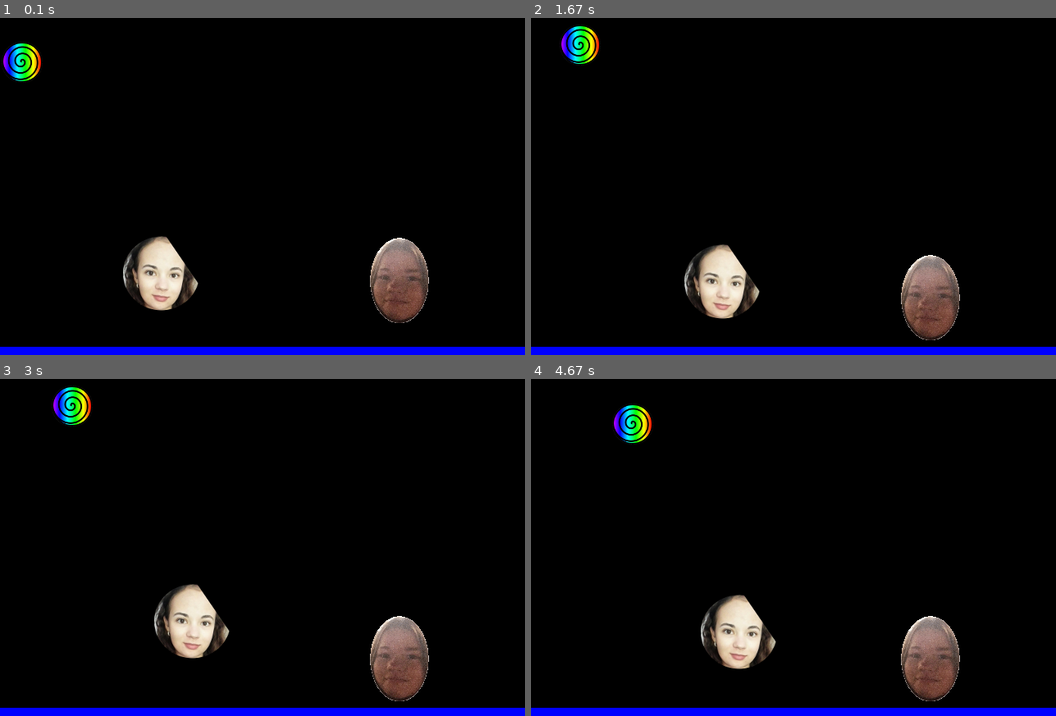
Above: before the commit, frames 1-4 (two rows, left to right).
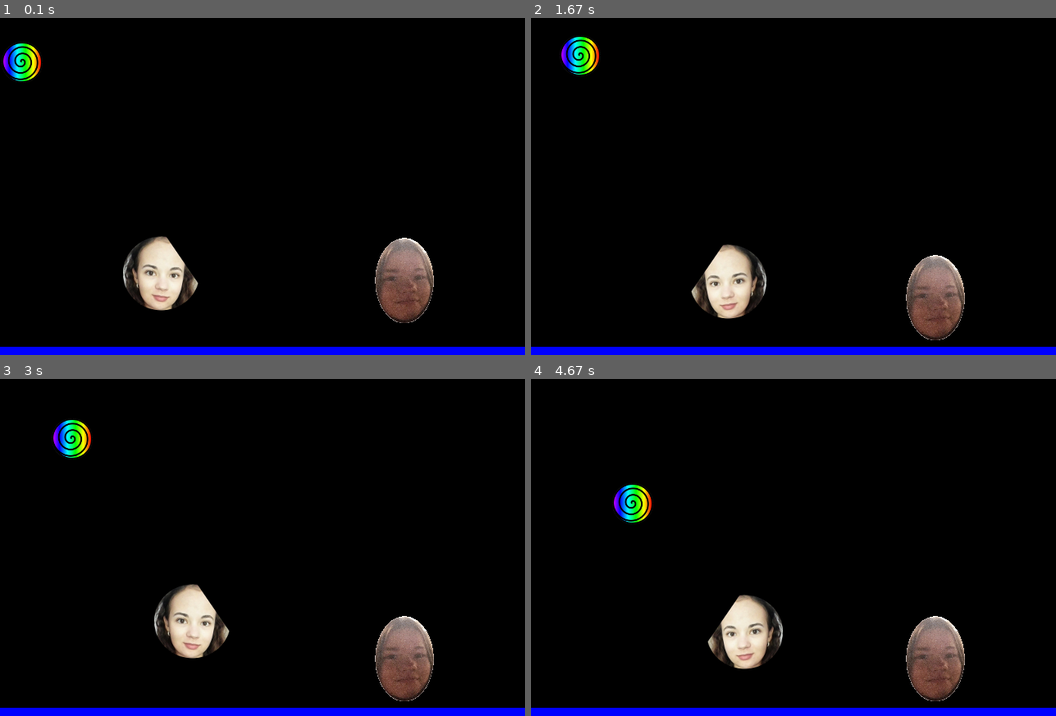
Above: after the commit, the same moments.

Repository: kaletap/Worms-Python-Game
Game: pygame game, started from worm.py
Two runs of this game, one before a commit and one after it. Both use one fixed random seed, a clock stepped at 60 frames per second and the inputs below.
Inputs:
- Up to frame 1 (0.1 s): no input
- Up to frame 2 (1.67 s): hold Right 0.33-0.8 s; hold Right 0.83-1.3 s; tap Space at 0.9, 1.2, 1.4 s; hold Left from 1.33 s (still down)
- Up to frame 3 (3 s): tap Space at 1.7, 1.97, 2.27, 2.4, 2.7 s; release Left at 1.87 s; hold Left 1.9-2.3 s; hold Right 2.33-2.97 s
- Up to frame 4 (4.67 s): hold Left 3-3.47 s; tap Space at 3.07, 3.37, 3.57, 3.87, 4.07, 4.37, 4.57 s; hold Right 3.5-3.97 s; hold Right 4-4.47 s; hold Left from 4.5 s (still down)

The runs differ from the first frame. In frame 1, 1.2% of the frame differs, in the area x 70-83%, y 65-91%; in frame 2, 3.6%; in frame 3, 2.3%; in frame 4, 4.1%, in the area x 15-83%, y 7-96%.

Commit message:
Changing image when moving in different directions

Diff:
--- a/worm.py
+++ b/worm.py
@@ -5,13 +5,14 @@
 SCREEN_WIDTH, SCREEN_HEIGHT = (640, 480)
 TIME_UNIT = 0.05
 SHOOTING_POWER_UNIT = 0.05
-GRAV = 1
+GRAV = 2
 GRAV_WORM = 2
 JUMP_POWER = 15
 WORM_SPEED = 1
 
 BULLET_PATH = "RainbowBall.png"
-WORM_PATH = "madzia_small.png"
+WORM_PATH_RIGHT = "madzia_small_right.png"
+WORM_PATH_LEFT = "madzia_small_left.png"
 
 PLAYER_1, PLAYER_2 = 1, 2
 
@@ -22,11 +23,16 @@
     """Basic object in a game which can move left and right,
     jump and shoot Bullet objects"""
 
-    def __init__(self, x=0, y=0, image_path=WORM_PATH, name="rick"):
+    def __init__(self, x=0, y=0, right_image_path=WORM_PATH_RIGHT, left_image_path=WORM_PATH_LEFT, name="rick"):
         super().__init__()
 
         self.name = name
-        self.image = pygame.image.load(image_path)
+
+        # Images of worms facing left and right
+        self.left_image = pygame.image.load(left_image_path)
+        self.right_image = pygame.image.load(right_image_path)
+
+        self.image = self.right_image
         self.rect = self.image.get_rect()
         self.rect.x = x
         self.rect.y = y
@@ -51,6 +57,22 @@
         global bullet_list
         bullet_list.add(bullet)
 
+    def set_direction(self, direction):
+        """Sets direction and image after moving left/right"""
+        self.direction = direction
+
+        x, y = self.rect.x, self.rect.y
+
+        if direction == "left":
+            self.image = self.left_image
+            self.rect = self.image.get_rect()
+            self.rect.x, self.rect.y = x, y
+
+        elif direction == "right":
+            self.image = self.right_image
+            self.rect = self.image.get_rect()
+            self.rect.x, self.rect.y = x, y
+
     def move(self, event):
         """Checks where to move and whether user is shooting"""
 
@@ -58,10 +80,10 @@
             # Moving
             if event.key == pygame.K_LEFT:
                 self.change_x = -WORM_SPEED
-                self.direction = "left"
+                self.set_direction("left")
             elif event.key == pygame.K_RIGHT:
                 self.change_x = WORM_SPEED
-                self.direction = "right"
+                self.set_direction("right")
 
             # Jumping
             elif event.key == pygame.K_SPACE:
@@ -205,8 +227,8 @@
 screen = pygame.display.set_mode([SCREEN_WIDTH, SCREEN_HEIGHT])
 clock = pygame.time.Clock()
 
-worm = Worm(150, SCREEN_HEIGHT - 150, "madzia_small.png", name="artur")
-worm2 = Worm(SCREEN_WIDTH - 200, SCREEN_HEIGHT - 150, "ania_small.png", name="dent")
+worm = Worm(150, SCREEN_HEIGHT - 150, "madzia_small_right.png", "madzia_small_left.png", name="artur")
+worm2 = Worm(SCREEN_WIDTH - 200, SCREEN_HEIGHT - 150, "ania_small_right.png", "ania_small_left.png", name="dent")
 worm_list = pygame.sprite.Group()
 worm_list.add([worm, worm2])
 
Renamed: ania_small.png -> ania_small_left.png
Binary file added: ania_small_right.png
Binary file added: madzia_small_left.png
Renamed: madzia_small.png -> madzia_small_right.png
